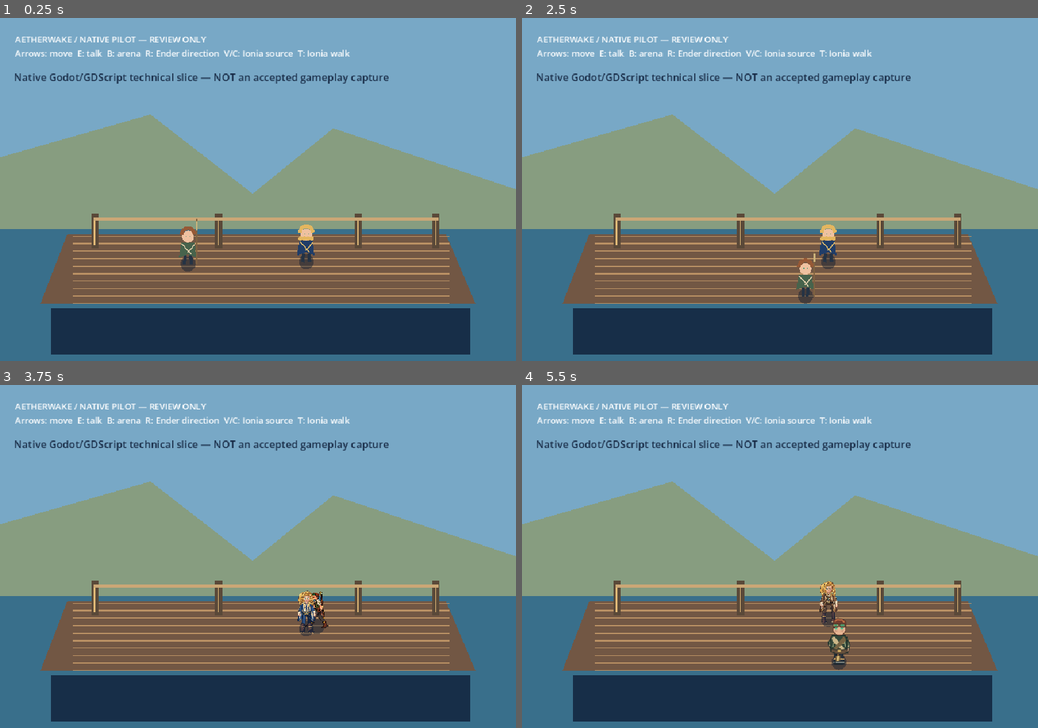
Above: before the commit, frames 1-4 (two rows, left to right).
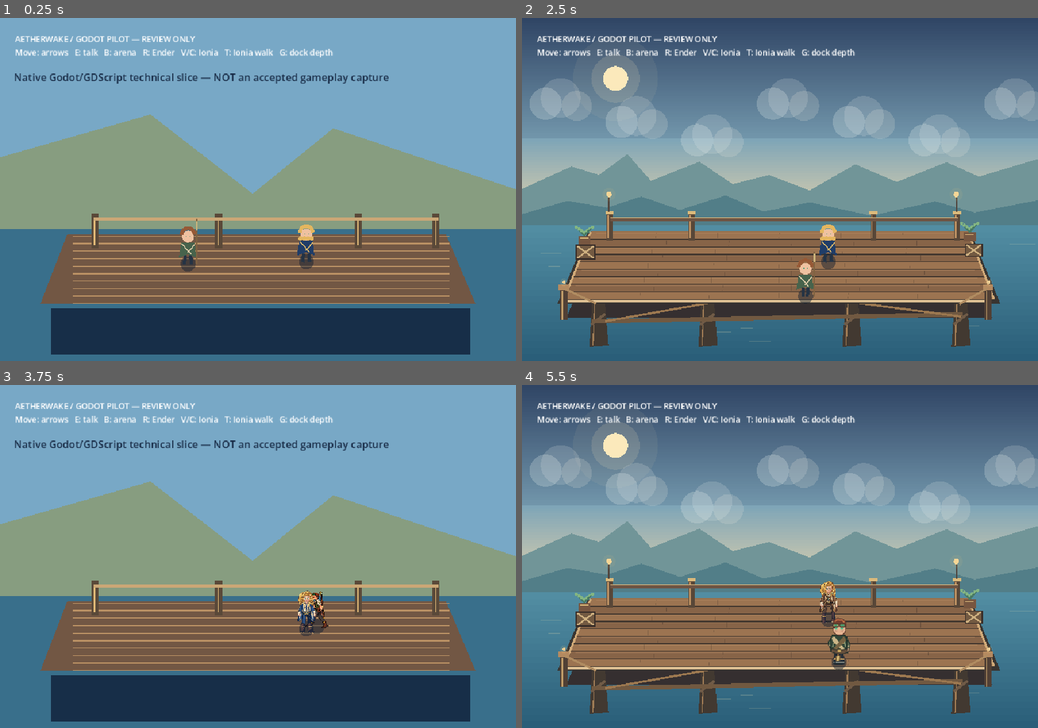
Above: after the commit, the same moments.

Repository: ndrorchestration/ToSailaStarrySky-jrpg
Game: Godot game, scene res://scenes/first_wake.tscn
Same seed, same stepped clock (60 frames per second), same inputs: the game is played once before the commit and once after it.
Inputs:
- Up to frame 1 (0.25 s): no input
- Up to frame 2 (2.5 s): tap Enter at 0.5 s; hold Right (ui_right) 0.53-1.28 s; tap G at 0.6, 1.35, 2.3 s; hold Down (ui_down) 1.28-2.03 s; tap Space at 2 s; hold Right (ui_right) from 2.03 s (still down); tap E at 2.1 s
- Up to frame 3 (3.75 s): release Right (ui_right) at 2.78 s; hold Up (ui_up) 2.78-3.53 s; tap R at 2.85 s; tap G at 3.05 s; hold Left (ui_left) from 3.53 s (still down); tap V at 3.6 s
- Up to frame 4 (5.5 s): tap G at 3.8, 4.55, 5.3 s; tap Enter at 4.25 s; tap C at 4.35 s; tap Space at 5 s; release Left (ui_left) at 5.03 s; hold Down (ui_down) from 5.03 s (still down); tap T at 5.1 s

The runs differ from the first frame. In frame 1, 1.2% of the frame differs, in the area x 2-68%, y 5-12%; in frame 2, 75%, in the area x 0-100%, y 0-99%; in frame 3, 1.2%; in frame 4, 75%.

Commit message:
feat(godot): toggle review-only layered dock environment in real First Wake pilot

Diff:
--- a/godot/scripts/first_wake.gd
+++ b/godot/scripts/first_wake.gd
@@ -3,6 +3,7 @@
 ## and transition to a SEPARATE turn-based training arena. No canon promotion.
 
 const Actor = preload("res://scripts/pilot_actor.gd")
+const DockDepthReview = preload("res://scripts/dock_depth_review.gd")
 const TrainingArena = preload("res://scenes/training_arena.tscn")
 const IoniaUnapprovedArt = preload("res://art-review/ionia-original-v01-green-eyes.svg")
 const IoniaAlignmentReview = preload("res://art-review/ionia-cream-leather-review.svg")
@@ -17,8 +18,15 @@
 var ionia_aligned_review_enabled: bool = false
 var ender_walk_review_enabled: bool = false
 var ionia_walk_review_enabled: bool = false
+var dock_depth_review_enabled: bool = false
+var deck_backdrop: Node2D
+var deck_foreground: Node2D
 
 func _ready() -> void:
+    deck_backdrop = DockDepthReview.new()
+    deck_backdrop.name = "DockDepthBackgroundReviewOnly"
+    deck_backdrop.visible = false
+    add_child(deck_backdrop)
     var actors := Node2D.new()
     actors.name = "YSortedActors"
     actors.y_sort_enabled = true
@@ -43,12 +51,19 @@
     actors.add_child(captain)
     ionia = captain
 
+    deck_foreground = DockDepthReview.new()
+    deck_foreground.name = "DockDepthForegroundReviewOnly"
+    deck_foreground.set("foreground", true)
+    deck_foreground.z_index = 2
+    deck_foreground.visible = false
+    add_child(deck_foreground)
+
     var ui := CanvasLayer.new()
     add_child(ui)
     status = Label.new()
     status.position = Vector2(28, 28)
-    status.add_theme_font_size_override("font_size", 16)
-    status.text = "AETHERWAKE / NATIVE PILOT — REVIEW ONLY\nArrows: move  E: talk  B: arena  R: Ender direction  V/C: Ionia source  T: Ionia walk"
+    status.add_theme_font_size_override("font_size", 15)
+    status.text = "AETHERWAKE / GODOT PILOT — REVIEW ONLY\nMove: arrows   E: talk   B: arena   R: Ender   V/C: Ionia   T: Ionia walk   G: dock depth"
     ui.add_child(status)
     dialogue = Label.new()
     dialogue.position = Vector2(100, 555)
@@ -59,6 +74,8 @@
     queue_redraw()
 
 func _draw() -> void:
+    if dock_depth_review_enabled:
+        return  # Enhanced review is drawn by two separate, opt-in stage CanvasItems.
     # Pilot-only support geometry, NOT a representation of accepted world topology.
     draw_rect(Rect2(Vector2.ZERO, Vector2(960, 640)), Color("#78a8c6"))
     draw_colored_polygon(PackedVector2Array([
@@ -104,8 +121,21 @@
         ionia_art_review_enabled = false
         ionia_aligned_review_enabled = false
         ionia.set_ionia_walk_review_enabled(ionia_walk_review_enabled)
+    elif event.keycode == KEY_G:
+        set_dock_depth_review_enabled(not dock_depth_review_enabled)
     elif event.keycode == KEY_B:
         get_tree().change_scene_to_packed(TrainingArena)
     elif event.keycode == KEY_ESCAPE:
         dialogue_open = false
         dialogue.visible = false
+
+
+func set_dock_depth_review_enabled(enabled: bool) -> void:
+    # Presentation-only, independent of plot, walk bounds and actual collision.
+    dock_depth_review_enabled = enabled
+    deck_backdrop.visible = enabled
+    deck_foreground.visible = enabled
+    queue_redraw()
+
+func is_dock_depth_review_enabled() -> bool:
+    return dock_depth_review_enabled and deck_backdrop.visible and deck_foreground.visible
